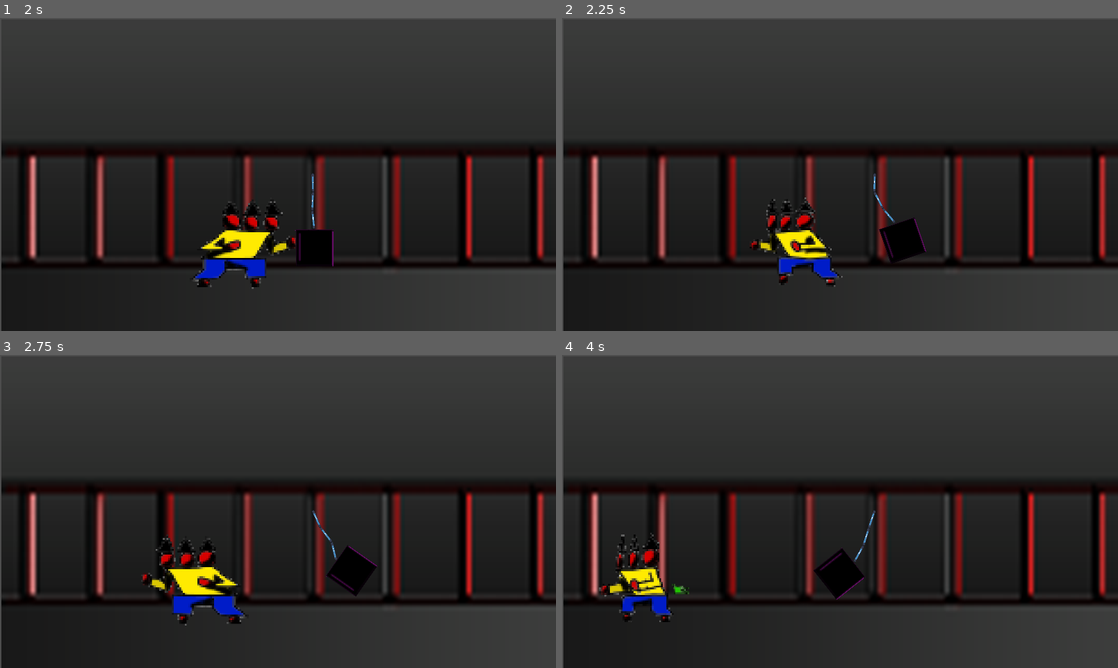
Above: before the commit, frames 1-4 (two rows, left to right).
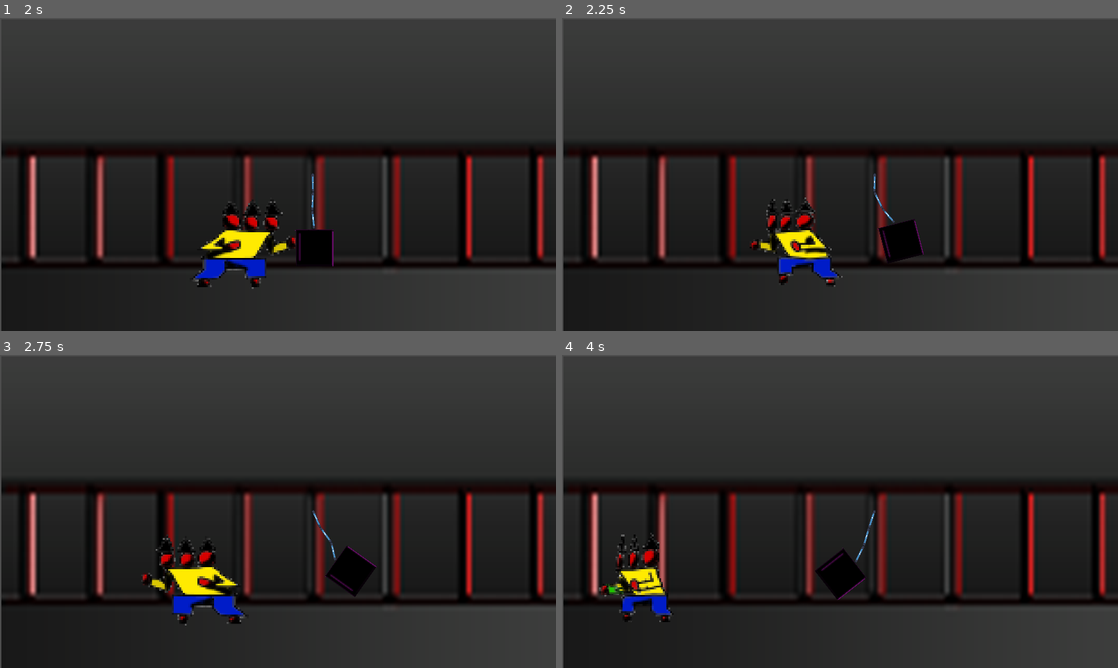
Above: after the commit, the same moments.

Repository: ivanbalhawan/punching-bag
Game: Godot game, scene res://room.tscn
Same seed, same stepped clock (60 frames per second), same inputs: the game is played once before the commit and once after it. This scene is started directly instead of the project's main scene. The engine's default icon, where the game draws it, is replaced by a stand-in: a white triangle on a blue panel in a dark square.
Inputs:
- Up to frame 1 (2 s): tap Enter (punch) at 0.5, 0.6, 1.35 s; hold D (move_right) from 0.53 s (still down); tap Space (jump) at 0.77, 1.52 s
- Up to frame 2 (2.25 s): release D (move_right) at 2.03 s; hold A (move_left) from 2.03 s (still down); tap Enter (punch) at 2.1 s
- Up to frame 3 (2.75 s): keep holding A (move_left)
- Up to frame 4 (4 s): keep holding A (move_left); tap Enter (punch) at 2.85, 3.6 s; tap Space (jump) at 3.02, 3.77 s

Frame 1 is identical in both runs. In frame 2, 0.2% of the frame differs, in the area x 56-66%, y 51-78%; in frame 3, 0.1%; in frame 4, 0.3%, in the area x 7-57%, y 49-79%.

Commit message:
fix character orientation using `scale` property

Diff:
--- a/character/CharacterBody2D.gd
+++ b/character/CharacterBody2D.gd
@@ -56,17 +56,11 @@
 
     # Handle character orientation
     if Input.is_action_just_pressed("move_left") and orientation != -1:
-        character_sprite.flip_h = true
-        effects_sprite.flip_h = true
         orientation = -1
-        hitbox.position.x = - hitbox.position.x
-        collision_shape.position.x = - collision_shape.position.x
+        scale.x = -scale.x
     if Input.is_action_just_pressed("move_right") and orientation != 1:
         orientation = 1
-        character_sprite.flip_h = false
-        hitbox.position.x = - hitbox.position.x
-        collision_shape.position.x = - collision_shape.position.x
-        effects_sprite.flip_h = true
+        scale.x = -scale.x
 
     # Get the input direction and handle the movement/deceleration.
     # As good practice, you should replace UI actions with custom gameplay actions.
